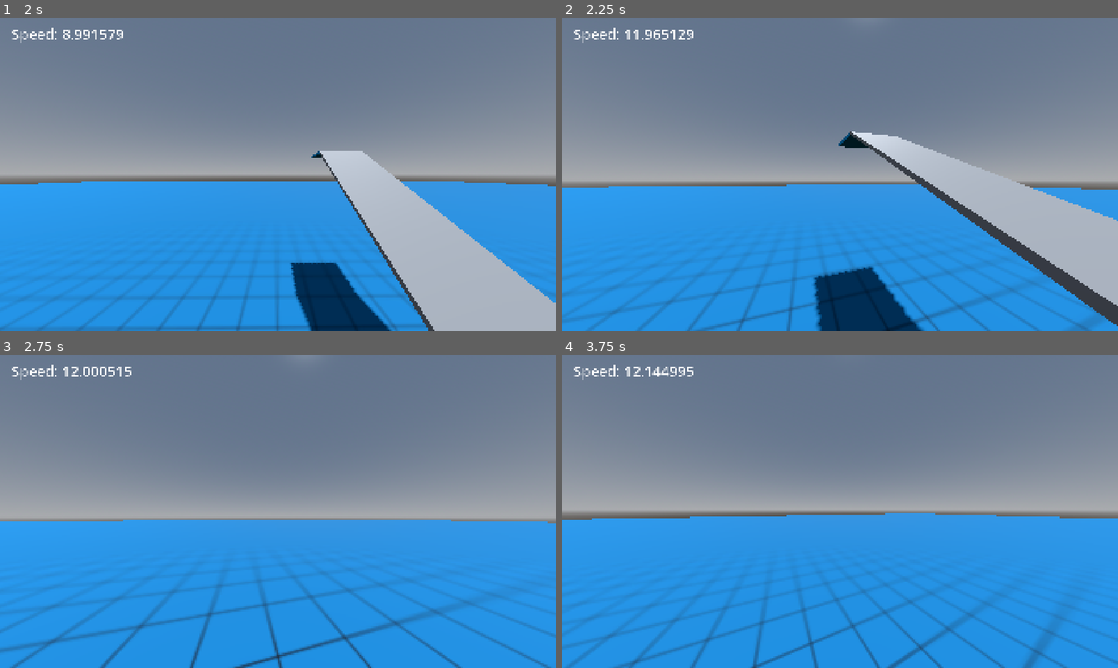
Above: before the commit, frames 1-4 (two rows, left to right).
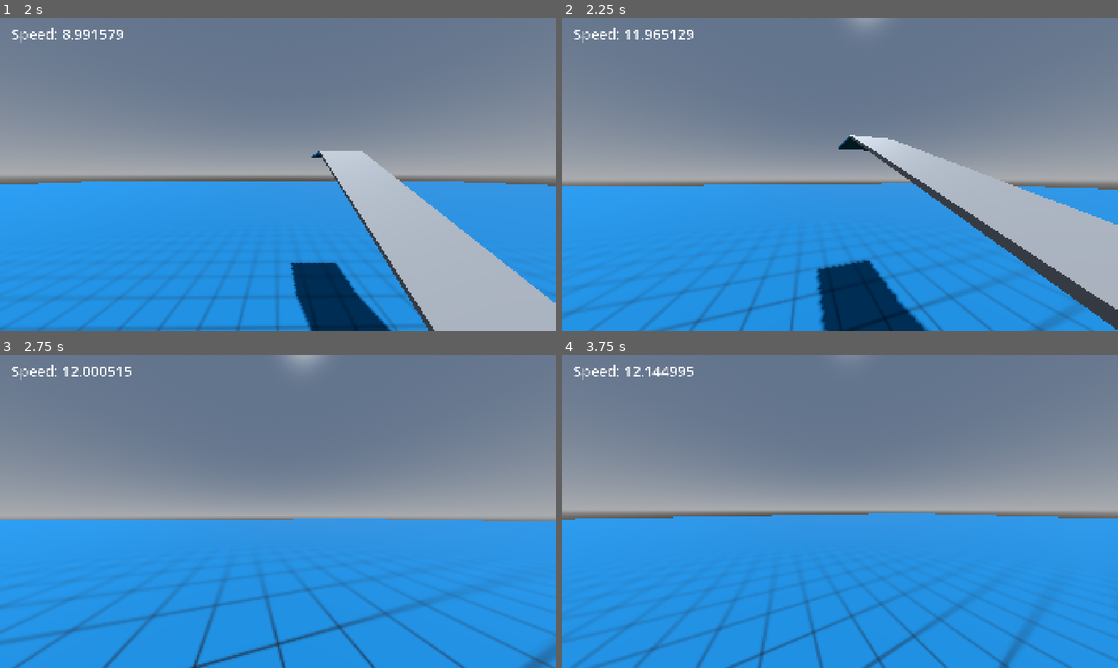
Above: after the commit, the same moments.

Repository: BilgiPasa/3d-first-person-movement-3
Game: Godot game, scene res://Scenes/main_scene.tscn
Same seed, same stepped clock (60 frames per second), same inputs: the game is played once before the commit and once after it.
Inputs (mouse positions are in pixels of both pictures, inside the frame that each line leads up to):
- Up to frame 1 (2 s): tap Enter at 0.5 s; move the mouse to (305, 174) at 0.52 s; hold C (camera_zoom) 0.53-1.28 s; hold W (move_forward) from 0.53 s (still down); tap Space (jump) at 0.77, 1.52 s; move the mouse to (250, 174) at 1.27 s; tap Shift (crouch) at 1.35 s
- Up to frame 2 (2.25 s): keep holding W (move_forward); move the mouse to (851, 168) at 2.02 s; hold R (run) from 2.03 s (still down)
- Up to frame 3 (2.75 s): keep holding W (move_forward); keep holding R (run)
- Up to frame 4 (3.75 s): keep holding W (move_forward); move the mouse to (834, 517) at 2.77 s; release R (run) at 2.78 s; tap C (camera_zoom) at 2.85 s; tap Space (jump) at 3.02 s; move the mouse to (878, 514) at 3.52 s; hold Shift (crouch) from 3.53 s (still down)

Frame 1 is identical in both runs. In frame 2, 5.6% of the frame differs, in the area x 0-100%, y 0-100%; in frame 3, 4.8%; in frame 4, 5.3%.

Commit message:
Minor changes in player script and player_and_camera script

Diff:
--- a/Scenes/player_and_camera.tscn
+++ b/Scenes/player_and_camera.tscn
@@ -20,7 +20,7 @@
 radius = 0.3
 
 [sub_resource type="BoxShape3D" id="BoxShape3D_5s483"]
-size = Vector3(0.6, 1.1, 0.1)
+size = Vector3(0.6, 1.2, 0.1)
 
 [node name="PlayerAndCamera" type="Node3D" unique_id=1785156103 node_paths=PackedStringArray("player", "camera", "camera_holder", "camera_position")]
 script = ExtResource("1_vu1q0")
--- a/Scripts/player.gd
+++ b/Scripts/player.gd
@@ -64,7 +64,7 @@
 var grounded: bool
 
 # Bump Detection
-const BUMP_AREA_BOX_SIZE: Vector3 = Vector3(0.6, 1.1, 0.1)
+const BUMP_AREA_BOX_SIZE: Vector3 = Vector3(0.6, 1.2, 0.1)
 var bumping: bool
 
 # Player Rotation
--- a/Scripts/player_and_camera.gd
+++ b/Scripts/player_and_camera.gd
@@ -13,6 +13,7 @@
 
 # Camera FOV
 var normal_fov: int = Defaults.normal_fov
+var sprint_fov_change: int = 15
 var sprint_fov: int
 var zoom_fov: float
 var zoom_sprint_fov: float
@@ -60,7 +61,7 @@
 			else:
 				camera.fov = lerpf(camera.fov, normal_fov, zooming_speed * process_delta)
 		else:
-			sprint_fov = normal_fov + 10
+			sprint_fov = normal_fov + sprint_fov_change
 
 			if camera.fov > sprint_fov - 0.01:
 				camera.fov = sprint_fov
@@ -77,7 +78,7 @@
 			else:
 				camera.fov = lerpf(camera.fov, zoom_fov, zooming_speed * process_delta)
 		else:
-			zoom_sprint_fov = (normal_fov + 10) / 5.0
+			zoom_sprint_fov = (normal_fov + sprint_fov_change) / 5.0
 
 			if camera.fov > zoom_sprint_fov - 0.01 && camera.fov < zoom_sprint_fov + 0.01:
 				camera.fov = zoom_sprint_fov
